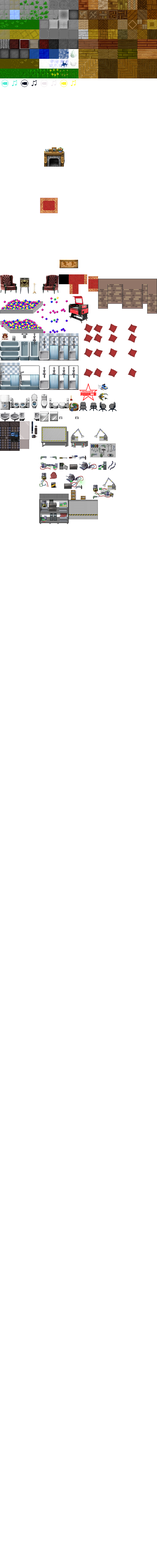
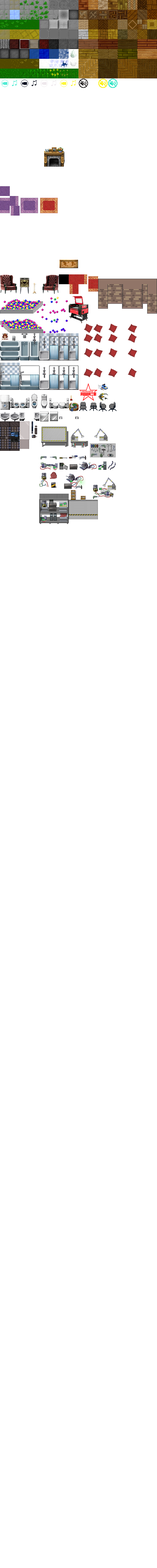
Layer changes from the first 157x1568 image to the second:
painted on "Background" over 0, 78, 118, 216
